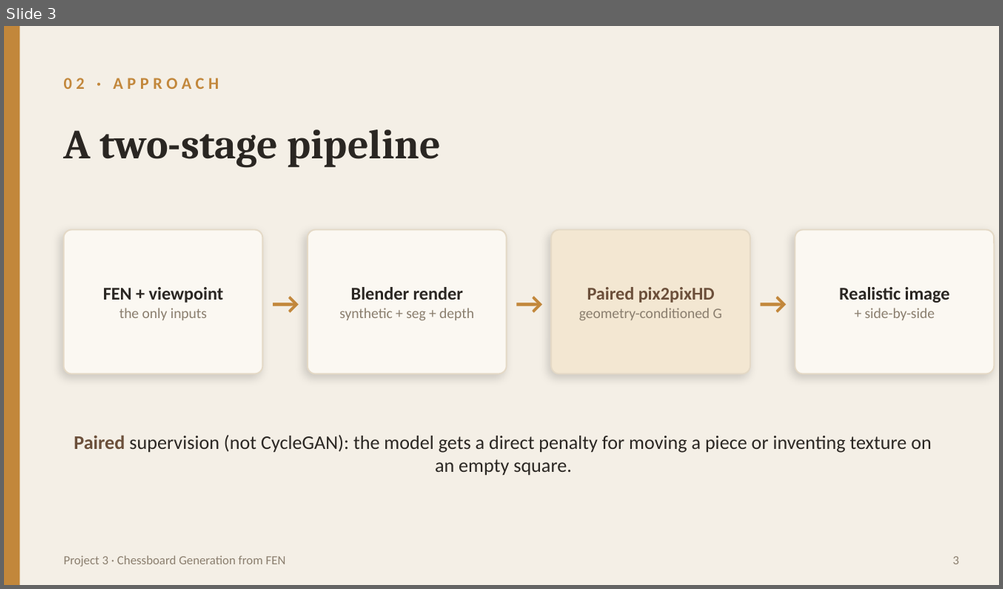
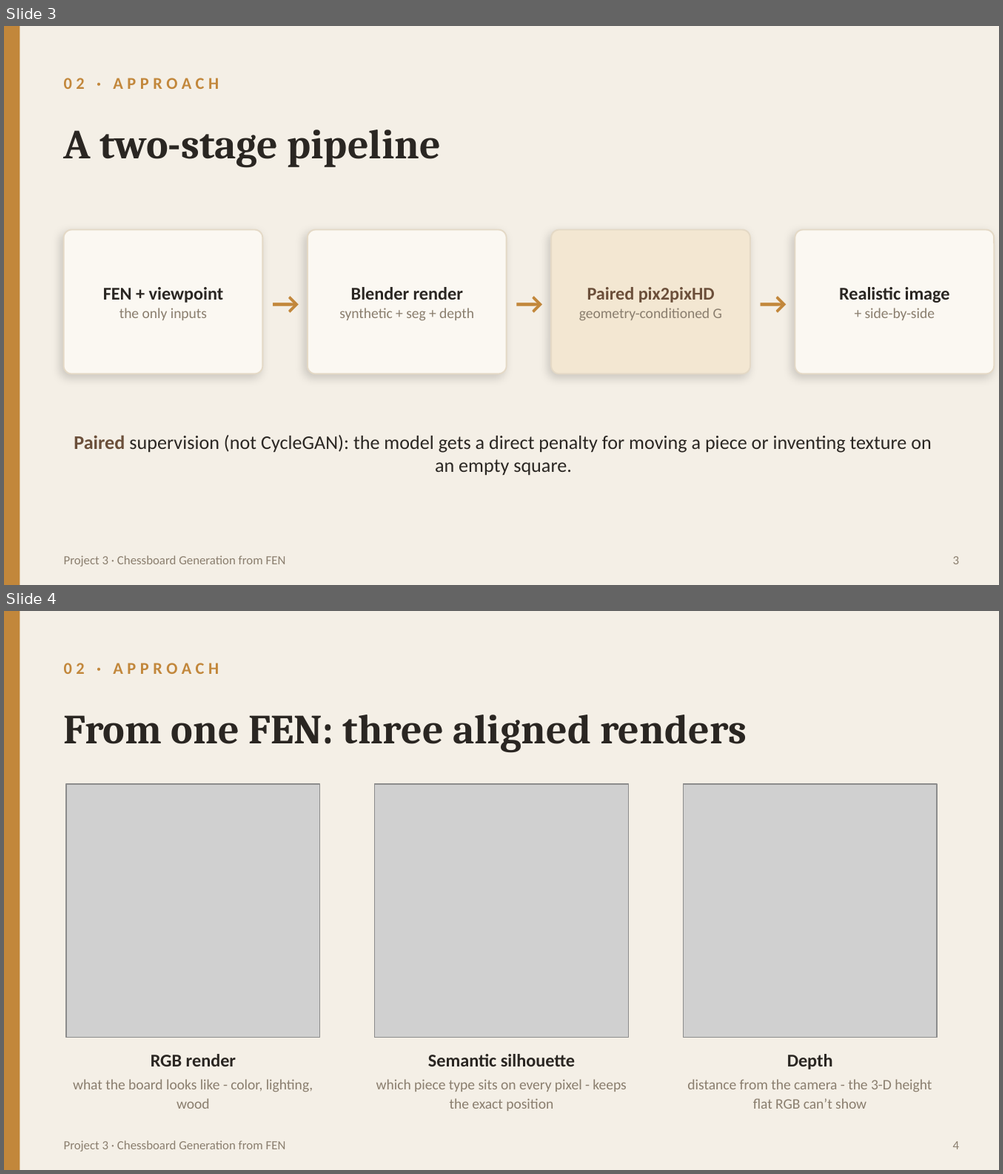
Before and after one commit to TalPodgor/DL_Project3, a slide deck: submission/project3_presentation.pptx. Shown one above the other, each under a label of ours: slide 3 before the commit, slides 3 and 4 after it. The pictures are 1003x589 and 1003x1174 pixels, drawn with LibreOffice and Linux fonts; fonts in the diff are those of the drawing; grey boxes stand for pictures. Boxes give left, top, right and bottom in pixels: in the first picture for what was removed or moved away, otherwise in the second. Text is boxed around its words. In the diff, an @@ line names an element or a change of style, - is before the commit and + after.

```diff
--- a/submission/project3_presentation.pptx
+++ b/submission/project3_presentation.pptx
@@ slide 4 added at bbox=[4, 611, 999, 1170], background #F4EFE6 @@
@@ rectangle added at bbox=[4, 611, 20, 1170], fill #C2873B @@
@@ text added at bbox=[64, 663, 219, 674], 12 pt, text #C2873B, bold @@
+02 · APPROACH
@@ text added at bbox=[64, 715, 746, 753], 30 pt, text #2A2622, bold @@
+From one FEN: three aligned renders
@@ picture added at bbox=[65, 784, 319, 1038] @@
@@ picture added at bbox=[374, 784, 628, 1038] @@
@@ picture added at bbox=[683, 784, 936, 1038] @@
@@ text added at bbox=[73, 1054, 313, 1109], 10.5 pt, text #8A7E6E @@
+RGB render
+what the board looks like - color, lighting, wood
@@ text added at bbox=[376, 1054, 626, 1111], 10.5 pt, text #8A7E6E @@
+Semantic silhouette
+which piece type sits on every pixel - keeps the exact position
@@ text added at bbox=[687, 1054, 931, 1109], 10.5 pt, text #8A7E6E @@
+Depth
+distance from the camera - the 3-D height flat RGB can’t show
@@ text added at bbox=[64, 1141, 286, 1152], 9 pt, text #8A7E6E @@
+Project 3 · Chessboard Generation from FEN
@@ text added at bbox=[953, 1142, 959, 1150], 9 pt, text #8A7E6E @@
+4
```
Also in this commit, not shown: 8 slides changed, 6 other slides added, 10 other files.
